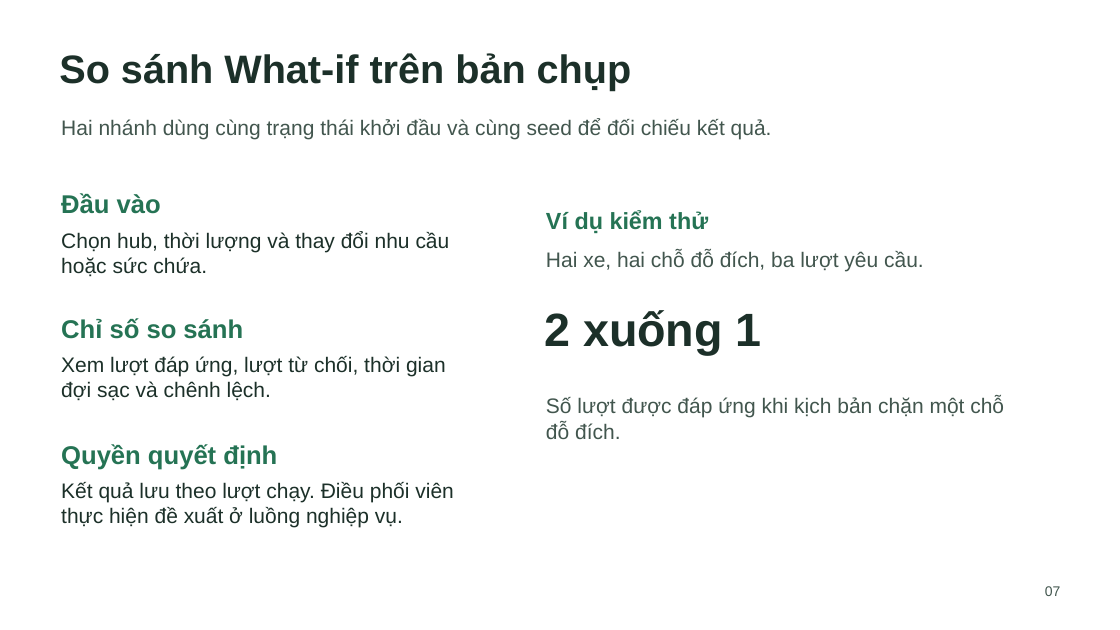
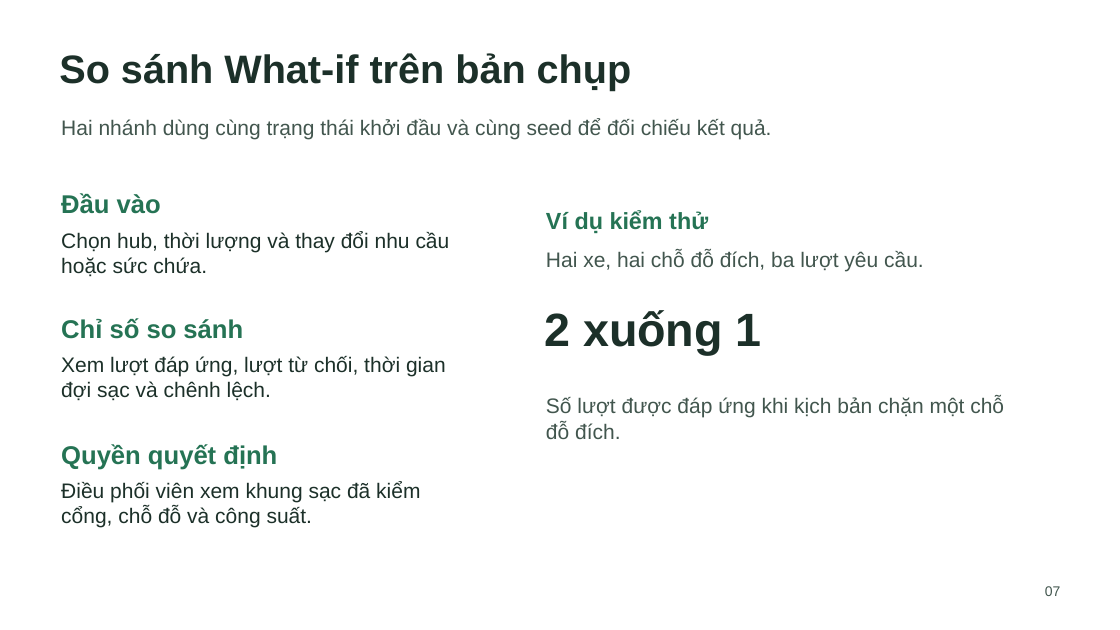
Before and after one commit to Tienledaithandong/BTL_CNPM, a slide deck: slide 7 of deliverables/Smart_E_Mobility_Hub_Demo.pptx. Drawn at 1120x630 pixels with LibreOffice and Linux fonts; fonts in the diff are those of the drawing. Boxes give left, top, right and bottom in pixels: in the first picture for what was removed or moved away, otherwise in the second. Text is boxed around its words. In the diff, an @@ line names an element or a change of style, - is before the commit and + after.

```diff
--- a/deliverables/Smart_E_Mobility_Hub_Demo.pptx
+++ b/deliverables/Smart_E_Mobility_Hub_Demo.pptx
@@ text at (61, 482, 420, 528): text changed @@
-Kết quả lưu theo lượt chạy. Điều phối viên thực hiện đề xuất ở luồng nghiệp vụ.
+Điều phối viên xem khung sạc đã kiểm cổng, chỗ đỗ và công suất.
```
Also in this commit, not shown: 3 other slides changed, 27 other files.
